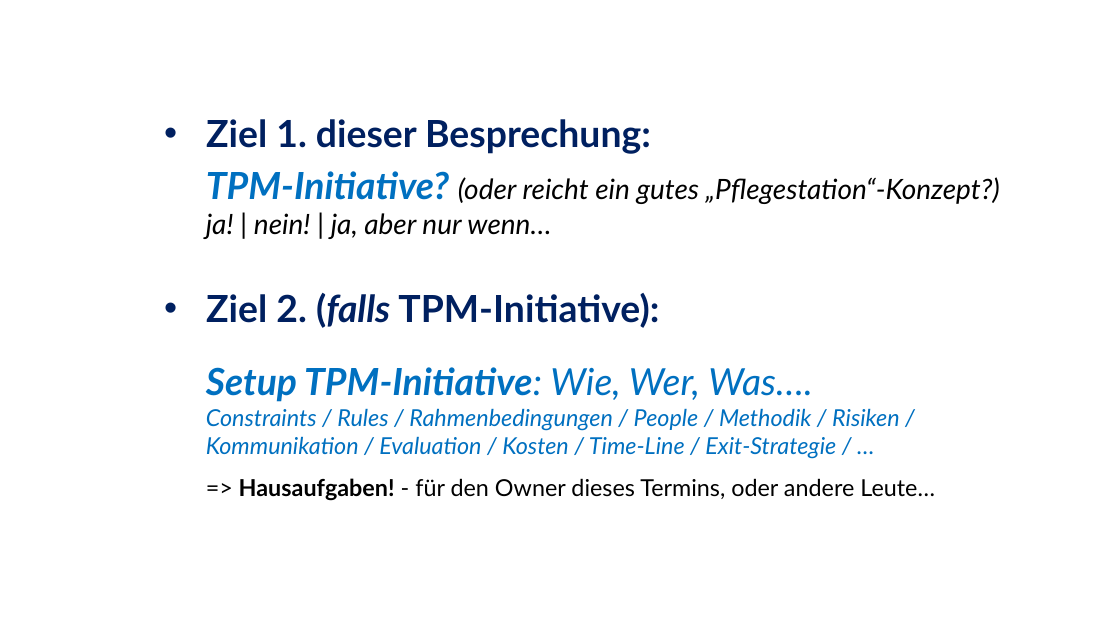
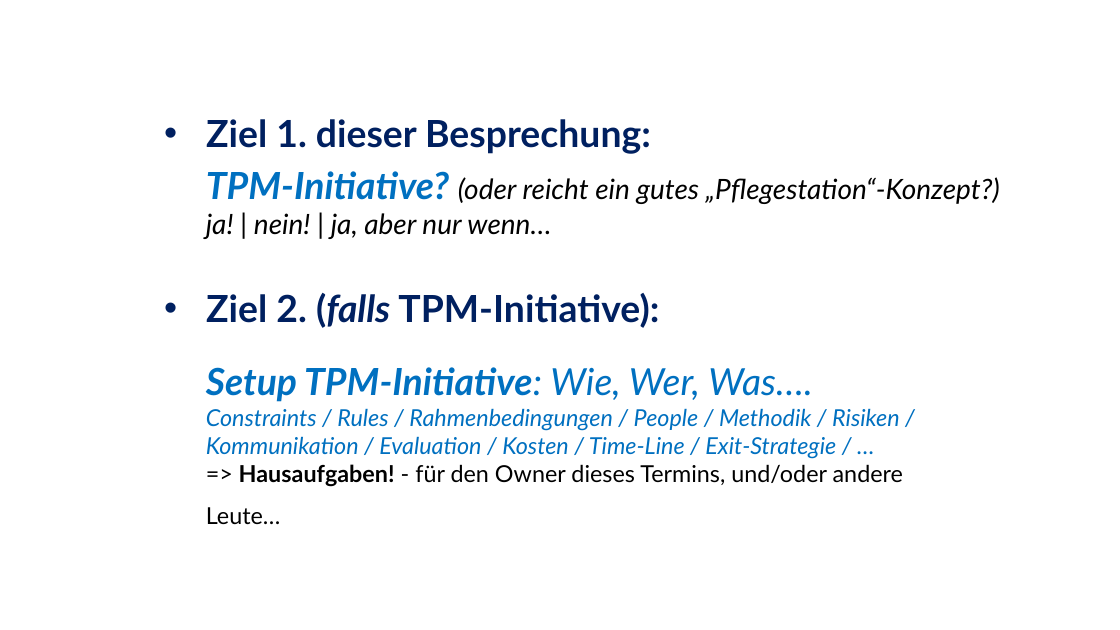
Before and after one commit to ckluth/josyn-platform, a slide deck: slide 6 of josyn-intro.pptx. Drawn at 1120x630 pixels with LibreOffice and Linux fonts; fonts in the diff are those of the drawing. Boxes give left, top, right and bottom in pixels: in the first picture for what was removed or moved away, otherwise in the second. Text is boxed around its words. In the diff, an @@ line names an element or a change of style, - is before the commit and + after.

Commit message:
wip: sync [2026-06-24 13:45]

```diff
--- a/josyn-intro.pptx
+++ b/josyn-intro.pptx
@@ text at [206,464,903,525]: text changed @@
-=> Hausaufgaben! - für den Owner dieses Termins, oder andere Leute…
+=> Hausaufgaben! - für den Owner dieses Termins, und/oder andere Leute…
```
